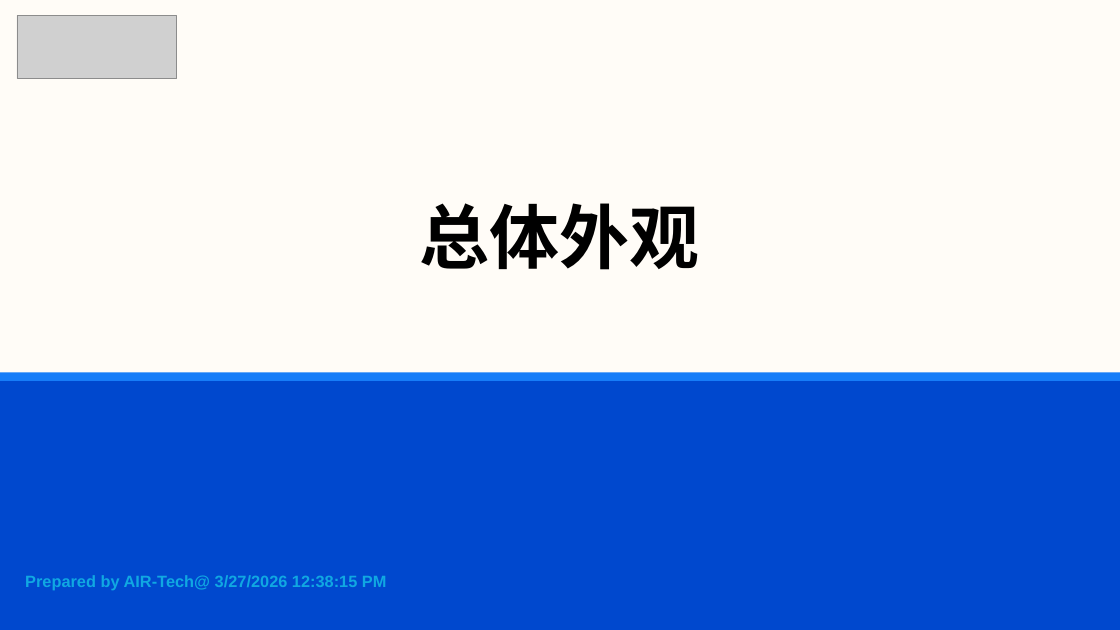
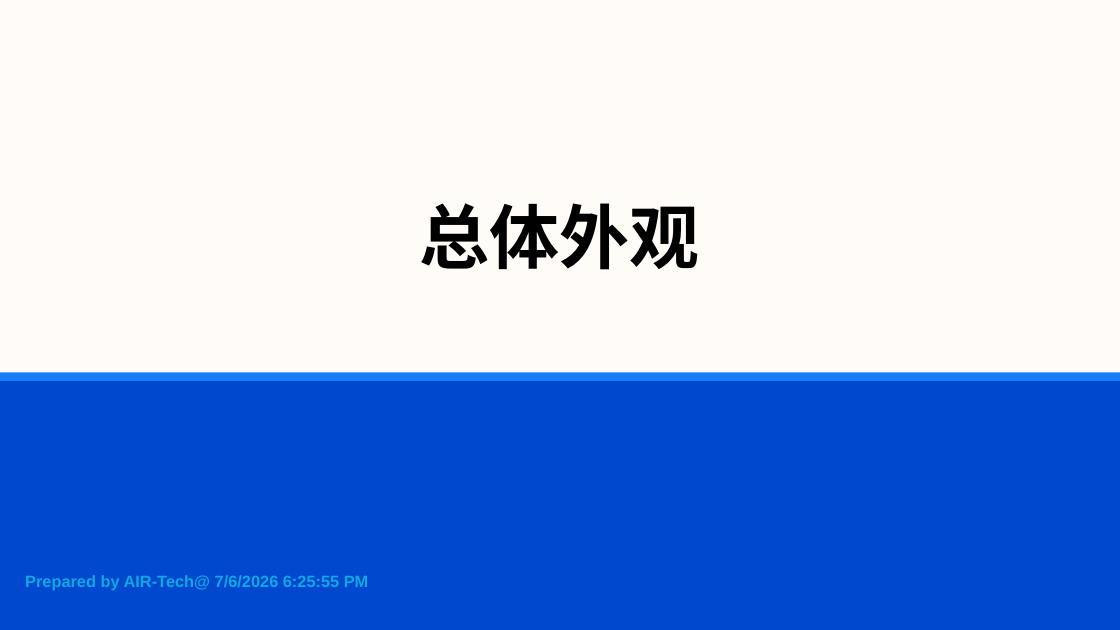
Before and after one commit to cyx3705/HistoryVesta, a slide deck: slide 3 of b-Office/项目介绍.pptx. Drawn at 1120x630 pixels with LibreOffice and Linux fonts; fonts in the diff are those of the drawing; grey boxes stand for pictures. Boxes give left, top, right and bottom in pixels: in the first picture for what was removed or moved away, otherwise in the second. Text is boxed around its words. In the diff, an @@ line names an element or a change of style, - is before the commit and + after.

```diff
--- a/b-Office/项目介绍.pptx
+++ b/b-Office/项目介绍.pptx
@@ picture removed at [17, 15, 176, 78] @@
@@ text at [25, 575, 369, 590]: text changed @@
-Prepared by AIR-Tech@ 3/27/2026 12:38:15 PM
+Prepared by AIR-Tech@ 7/6/2026 6:25:55 PM
```
Also in this commit, not shown: 25 other slides changed.
